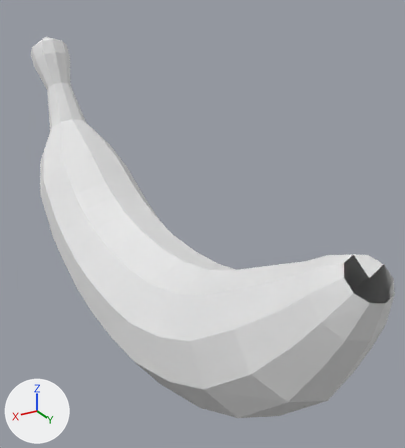
The Blender file banaani.blend, before and after one commit.
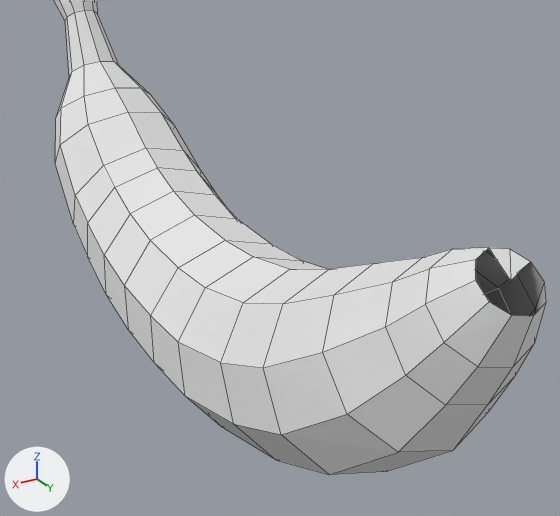
The first picture shows the older version from a 50 mm lens placed at (4.14, 6.71, 2.94), pointed at (0.35, 0.4, -0.21). The close-ups show both versions on the part from 0% to 100% of the width and 17% to 100% of the height of that picture. The lights are fixed; the arrows at lower left show +X, +Y and +Z. The close-ups show mesh edges as thin lines.
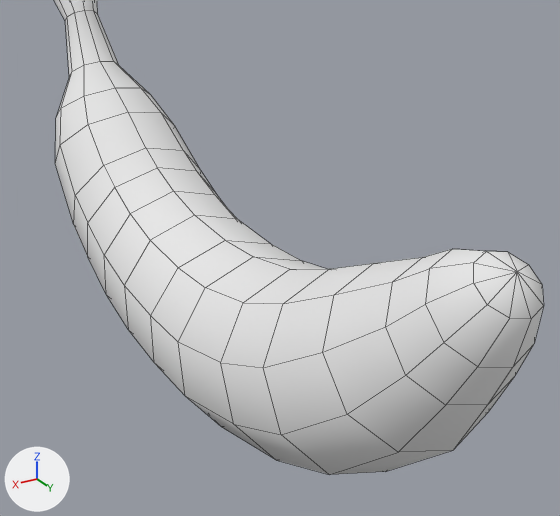
The newer file is also turned or shifted as a whole; pictures and numbers use the older file's frame.

Boxes (x1, y1, x2, y2) around the edits, measured in the close-ups (560 x 516 px):
'Cube', reshaped
    before: (54, 0, 546, 474)
    after: (54, 0, 544, 474)
part 1 of me_cube, built on
    before: (425, 248, 546, 367)
    after: (425, 249, 544, 367)
part 2 of me_cube, shading changed
    both: (56, 0, 480, 474)

The change in detail:
me_cube is used by ob_cube; location (0.0, 0.0, 0.0).
Verts and faces of me_cube; kept vertices keep their numbers, new ones are numbered from 182.
Before the commit, vertices of me_cube: 90 (1.0, 4.22, 0.67) at pixel (533, 315), 91 (1.14, 4.19, 0.7) at pixel (511, 315), 92 (1.22, 4.09, 0.76) at pixel (489, 301), 93 (1.22, 3.98, 0.84) at pixel (475, 280), 94 (1.14, 3.88, 0.91) at pixel (475, 259).
Before the commit, vertices of me_cube: 95 (1.0, 3.84, 0.93) at pixel (488, 247), 96 (0.86, 3.88, 0.91) at pixel (509, 248), 97 (0.78, 3.98, 0.84) at pixel (530, 261), 98 (0.78, 4.09, 0.76) at pixel (544, 281), 99 (0.86, 4.19, 0.7) at pixel (545, 302).
Before the commit, vertices of me_cube: 170 (1.0, 4.03, 0.8) at pixel (510, 280).
me_cube had 182 vertices, 182 faces, 1 loose edge and spanned x 0.16..1.84, y -4.32..4.22, z -2.2..2.02.
me_cube now has 182 vertices, 190 faces and spans x 0.16..1.84, y -4.32..4.21, z -2.2..2.02.
Part 1, on me_cube:
Vertices deleted: 170 (with the faces that use them).
Vertices 90, 92, 95, 98 move by (0.0, -0.01, -0.02).
Vertices 91, 94, 96, 99 move by (0.0, -0.01, -0.03).
Vertex 93 moves to (1.22, 3.96, 0.82), pixel (473, 283).
Vertex 97 moves to (0.78, 3.96, 0.82), pixel (528, 264).
New vertex 182 is at (1.01, 4.09, 0.89), pixel (517, 271).
New faces: (95, 182, 96), (96, 182, 97), (90, 99, 182), (98, 182, 99), (97, 182, 98), (94, 182, 95).
New faces: (93, 182, 94), (92, 182, 93), (90, 182, 91), (91, 182, 92).
me_cube part 2: 180 kept faces spanning x 0.16..1.84, y -4.32..4.21, z -2.2..2.02 are now shaded smooth.
